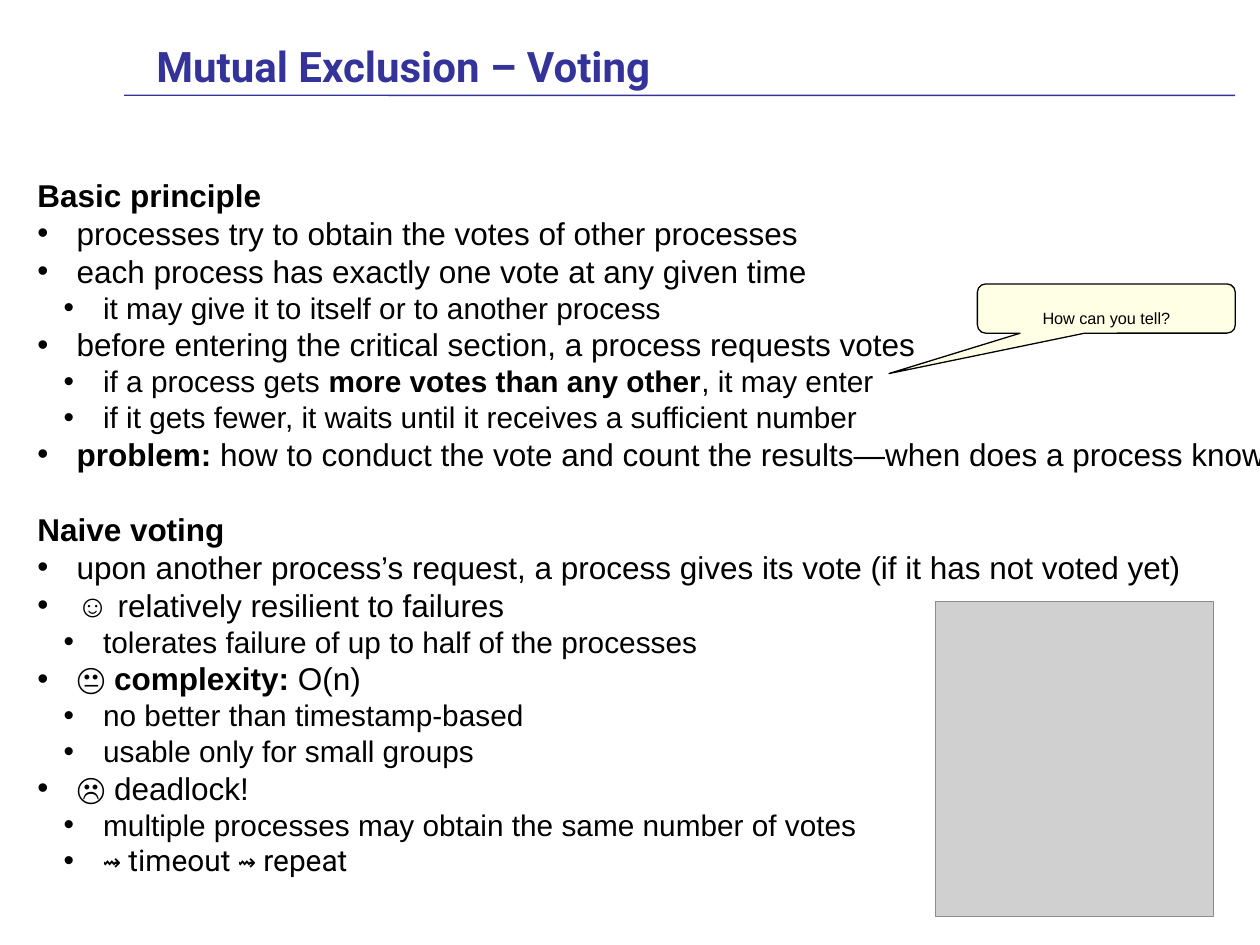
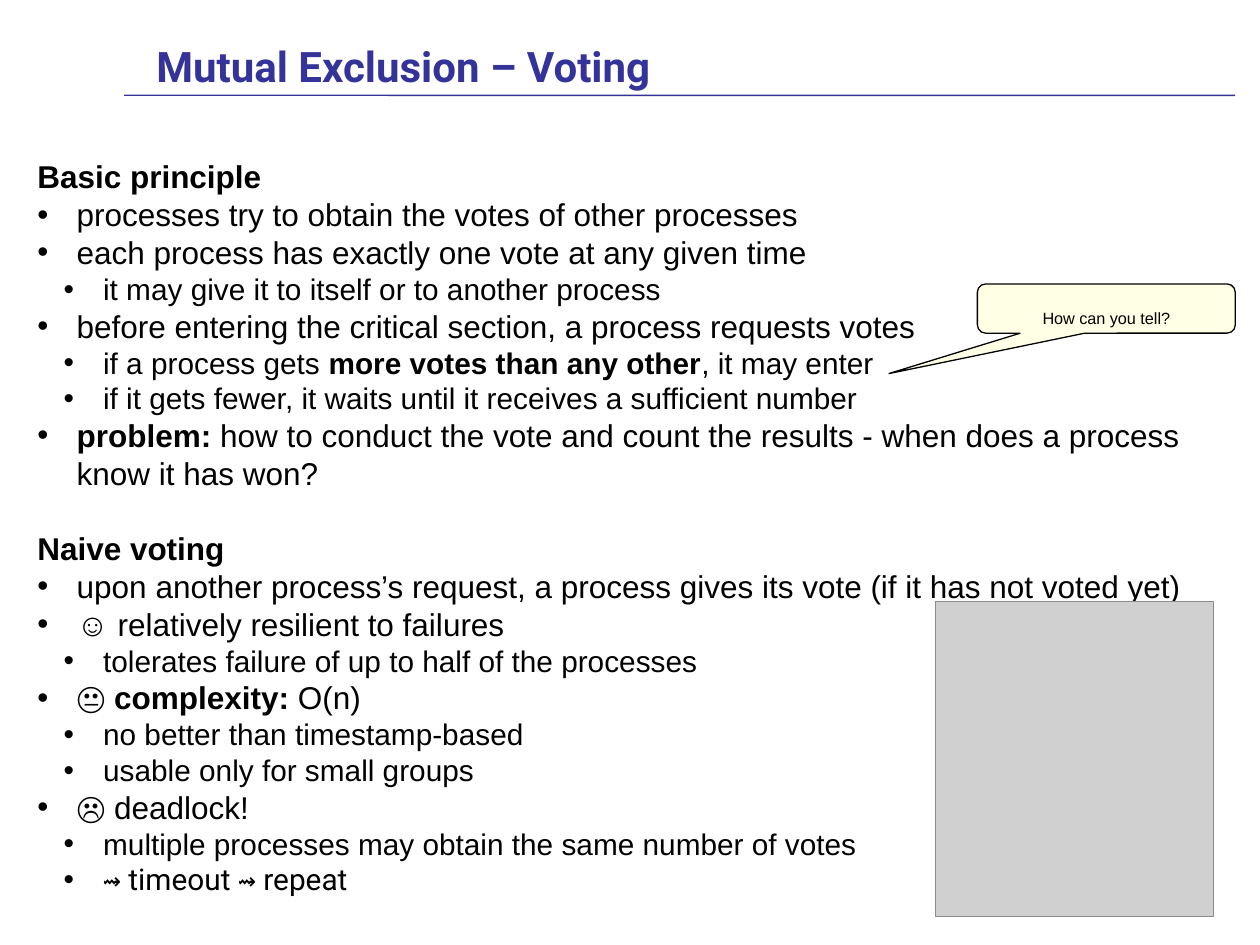
Before and after one commit to fan1x/fan1x.github.io, a slide deck: slide 53 of data/2025-26/pds/PDS-en.pptx. Drawn at 1260x945 pixels with LibreOffice and Linux fonts; fonts in the diff are those of the drawing; grey boxes stand for pictures. Boxes give left, top, right and bottom in pixels: in the first picture for what was removed or moved away, otherwise in the second. Text is boxed around its words. In the diff, an @@ line names an element or a change of style, - is before the commit and + after.

```diff
--- a/data/2025-26/pds/PDS-en.pptx
+++ b/data/2025-26/pds/PDS-en.pptx
@@ text "Basic principle": place and size @@
-text "Basic principle" at (37, 184, 1260, 877)
+text "Basic principle" at (37, 165, 1180, 896)
@@ text at (77, 424, 1179, 486): text changed @@
-• problem: how to conduct the vote and count the results—when does a process know it has won?
+• problem: how to conduct the vote and count the results - when does a process know it has won?
```
Also in this commit, not shown: 9 other slides changed, 1 slide added, 1 other file.
